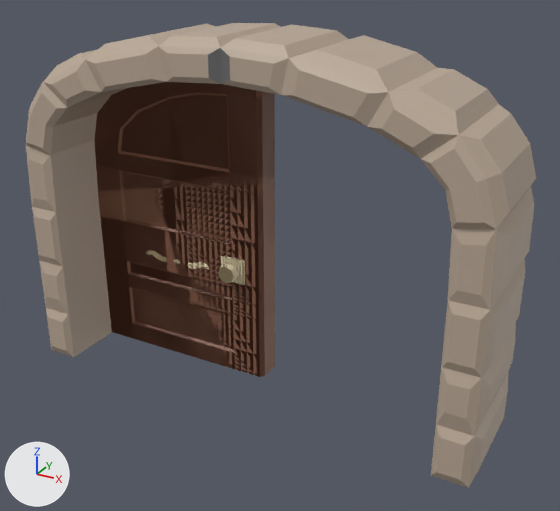
An edit to the FBX model FireFighter/Assets/FBX/Scenario/DoubleDoor.fbx, drawn before and after from the same camera.
One viewpoint serves both versions: a camera (50 mm lens) standing at (30.8, -52.2, 38.9) and looking at (2.1, -0.1, 12.8). The lights are fixed; the arrows at lower left show +X, +Y and +Z. The picture after the commit comes second.

The first picture shows 'Border.003', 'Door.002', 'Door.003', 'Door.004', 'Door.005'.
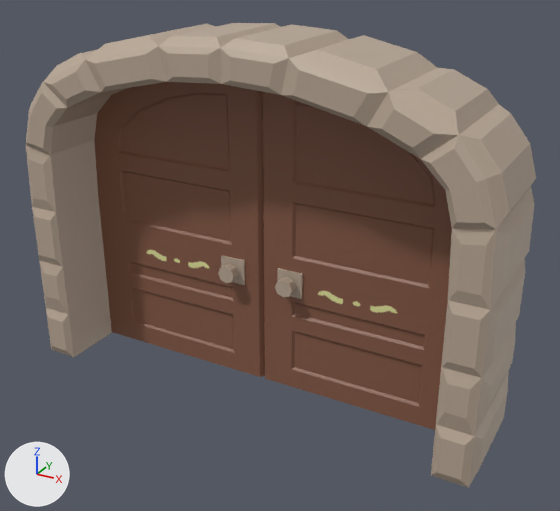
The change, as a diff of the scene's bpy script:
```diff
--- a/FireFighter/Assets/FBX/Scenario/DoubleDoor.fbx.py
+++ b/FireFighter/Assets/FBX/Scenario/DoubleDoor.fbx.py
@@ img_enemiestexture_png @@
+img_enemiestexture_png = load_image('EnemiesTexture.png', '../../Sprites/TexturasMateriais/EnemiesTexture.png', 1024, 1024, 'sRGB')
@@ mat_scenariomaterial_007 @@
 mat_scenariomaterial_007 = principled_material('ScenarioMaterial.007')
-mat_scenariomaterial_007.texture = img_scenariopallet_png
+mat_scenariomaterial_007.texture = img_enemiestexture_png
@@ mat_scenariomaterial_003 @@
 mat_scenariomaterial_003 = principled_material('ScenarioMaterial.003')
-mat_scenariomaterial_003.texture = img_scenariopallet_png
+mat_scenariomaterial_003.texture = img_enemiestexture_png
@@ mat_scenariomaterial @@
+mat_scenariomaterial = principled_material('ScenarioMaterial')
+mat_scenariomaterial.texture = img_enemiestexture_png
@@ me_cube_014 @@
 # used by ob_door_004; location = (-3.6, 2.0, 9.51)
-me_cube_014.from_pydata(...)  # 202 vertices, 162 faces; spans x -8.2..3.5, y -2.7..2.7, z -9.7..9.0
+me_cube_014.from_pydata(...)  # 236 vertices, 198 faces; spans x -8.2..3.5, y -2.7..2.7, z -9.7..9.0
+# me_cube_014 part 5: 4 vertices removed from x -5.5..-4.3, y -1.4..1.4, z -1.0..1.4; 38 vertices added at x -5.3..3.5, y -1.4..1.4, z -9.7..3.2
+# me_cube_014 part 6: 125 kept faces spanning x -8.2..3.5, y -2.7..2.7, z -9.7..9.0 get new texture (UV) coordinates
 me_cube_014.materials.append(mat_scenariomaterial_007)
@@ me_cube_015 @@
 me_cube_015.from_pydata(...)  # 142 vertices, 129 faces; spans x -8.6..9.4, y -1.4..1.4, z -6.3..6.7
 # used by ob_door_003; location = (-9.52, 2.0, 21.23)
+# me_cube_015 part 1: texture (UV) coordinates of 129 of 129 faces, centred in x -8.6..9.4, y -1.4..1.4, z -5.0..6.6, changed; they spanned u 0.08..0.14, v 0.67..0.72 and now span u 0.19..0.22, v 0.91..0.94
 me_cube_015.materials.append(mat_scenariomaterial_007)
@@ me_cube_012 @@
 me_cube_012.from_pydata(...)  # 349 vertices, 346 faces; spans x -21.3..21.3, y -5.4..5.4, z -0.3..30.9
 # used by ob_border_003; location = (0.0, 0.0, 0.0)
+# me_cube_012 part 4: texture (UV) coordinates of 346 of 346 faces, centred in x -21.3..21.3, y -5.4..5.4, z -0.3..30.8, changed; they spanned u 0.0..0.15, v 0.0..0.89 and now span u 0.2..0.21, v 0.95..0.96
 me_cube_012.materials.append(mat_scenariomaterial_003)
@@ me_cube_016 @@
 # used by ob_door_005; location = (-11.72, 2.0, 6.14)
-me_cube_016.from_pydata(...)  # 164 vertices, 144 faces; spans x -6.4..8.3, y -1.4..1.4, z -6.3..10.1
+me_cube_016.from_pydata(...)  # 202 vertices, 180 faces; spans x -6.4..8.3, y -1.4..1.4, z -6.3..10.1
+# me_cube_016 part 2: 2 vertices moved from x 2.6, y -1.4..1.4, z 4.8 to x 2.8, y -1.4..1.4, z 4.3; 38 vertices added at x -6.4..2.6, y -1.4..1.4, z -6.3..6.6
+# me_cube_016 part 3: 108 kept faces spanning x -6.4..8.3, y -1.4..1.4, z -6.3..10.1 get new texture (UV) coordinates
 me_cube_016.materials.append(mat_scenariomaterial_007)
@@ me_cube_011 @@
+me_cube_011.from_pydata(...)  # 498 vertices, 480 faces; spans x -18.0..0.0, y -2.7..2.7, z 0.0..28.1
+me_cube_011.materials.append(mat_scenariomaterial)  # picture img_enemiestexture_png
@@ ob_door_002 @@
-ob_door_002 = bpy.data.objects.new('Door.002', me_cube_013)
-ob_door_002.location = (-18.1, 2.0, -0.2)
@@ ob_rightdoor @@
+ob_rightdoor = bpy.data.objects.new('RightDoor', me_cube_011)
+ob_rightdoor.location = (17.9, 2.0, -0.2)
```

Where the change shows, as pixel boxes (x1, y1, x2, y2) in the pictures (560 x 511 px):
'Border.003', surface changed: (93, 46, 455, 432) in both
'RightDoor', added (brown): after (262, 92, 452, 430)
'Door.002', deleted (brown): before (94, 82, 275, 377)
'Door.003', surface changed: (95, 83, 263, 191) in both
'Door.004', surface changed (lighter): (152, 183, 265, 377) in both
'Door.005', surface changed: (98, 188, 231, 367) in both
part 1 of me_cube_015, surface changed: before (95, 83, 275, 191); after (94, 82, 263, 191)
part 2 of me_cube_016, reshaped: before (165, 230, 188, 276); after (100, 188, 188, 350)
part 3 of me_cube_016, surface changed: (98, 190, 231, 367) in both
part 5 of me_cube_014, reshaped: before (170, 232, 233, 287); after (169, 186, 264, 369)
part 6 of me_cube_014, surface changed: before (152, 176, 275, 377); after (150, 183, 265, 377)
